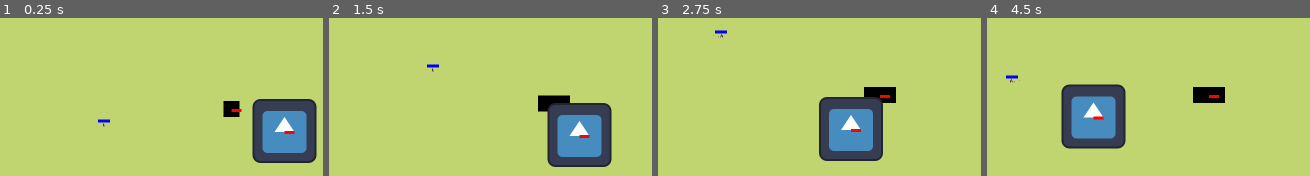
Above: before the commit, frames 1-4 (left to right).
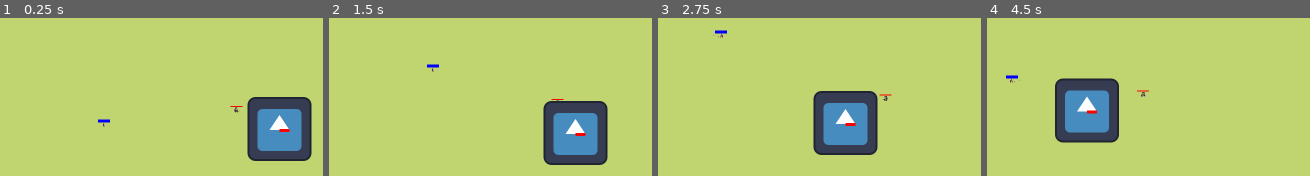
Above: after the commit, the same moments.

Repository: matulai/videojuego-rival-tactics
Game: Godot game, scene res://scenes/TestScene.tscn
Same seed, same stepped clock (60 frames per second), same inputs: the game is played once before the commit and once after it. This scene is started directly instead of the project's main scene. The engine's default icon, where the game draws it, is replaced by a stand-in: a white triangle on a blue panel in a dark square.
Inputs:
- Up to frame 1 (0.25 s): no input
- Up to frame 2 (1.5 s): tap Enter at 0.5 s; hold W (move_up_1) from 0.53 s (still down); tap Space (attack_1) at 0.6 s; tap Keypad 1 (attack_2) at 1.35 s
- Up to frame 3 (2.75 s): release W (move_up_1) at 2.03 s; hold A (move_left_1) from 2.03 s (still down); tap Down (move_down_2) at 2.1 s
- Up to frame 4 (4.5 s): tap Left (move_left_2) at 2.85 s; release A (move_left_1) at 3.53 s; hold S (move_down_1) 3.53-4.28 s; tap Right (move_right_2) at 3.6 s; hold D (move_right_1) from 4.28 s (still down); tap Up (move_up_2) at 4.35 s

The runs differ from the first frame. In frame 1, 4.7% of the frame differs, in the area x 69-99%, y 50-92%; in frame 2, 4.3%; in frame 3, 6.6%; in frame 4, 7.6%, in the area x 21-74%, y 37-83%.
Error after the commit: Invalid call to function 'initialize' in base 'Area2D (Proyectile.gd)'. Expected 6 arguments. (res://characters/archer/Archer.gd:16)

Commit message:
Pequena refactorizacion en codigo y agregacion de animaciones y sonidos

Diff:
--- a/boss_rival_tactics/characters/archer/Archer.gd
+++ b/boss_rival_tactics/characters/archer/Archer.gd
@@ -1,11 +1,13 @@
 extends TroopUnit
 
-@onready var arrow_spawn: Marker2D = $Node2D/ArrowSpawn
-@onready var arrow_spawn_node: Node2D = $Node2D
+@onready var arrow_spawn: Marker2D = $Sprite2D/ArrowSpawn
 
 @export var projectile_scene: PackedScene
 
 func fire() -> void:
+	if not is_instance_valid(target):
+		return
+	play_sound("res://music_sonds/bow-shoot-sound.wav")
 	var projectile_instance = projectile_scene.instantiate()
 
 	var angle_to_target = get_angle_to(target.position)
@@ -15,7 +17,6 @@
 		arrow_spawn.global_position,
 		direction,
 		700.0,
-		damage,
 		angle_to_target,
 		isTeamOne
 	)
--- a/boss_rival_tactics/characters/archer/Archer.tscn
+++ b/boss_rival_tactics/characters/archer/Archer.tscn
@@ -1,32 +1,154 @@
-[gd_scene load_steps=9 format=3 uid="uid://bs2lywj3j76gw"]
+[gd_scene load_steps=18 format=3 uid="uid://bs2lywj3j76gw"]
 
 [ext_resource type="PackedScene" uid="uid://cxqchi54ki4jq" path="res://characters/TroopUnit.tscn" id="1_kokge"]
-[ext_resource type="Texture2D" uid="uid://ddonrslxbn1s3" path="res://assets/sprites/player.png" id="2_0fsfe"]
 [ext_resource type="Script" path="res://characters/archer/Archer.gd" id="2_roswg"]
 [ext_resource type="Script" path="res://characters/archer/states/AttackState.gd" id="2_sug25"]
 [ext_resource type="Script" path="res://characters/archer/states/ChaseState.gd" id="3_2fcnj"]
 [ext_resource type="PackedScene" uid="uid://chkoi4g0d2gkg" path="res://weapons/arrow/Arrow.tscn" id="3_keocn"]
 [ext_resource type="Script" path="res://characters/archer/states/IdleState.gd" id="4_phqpc"]
+[ext_resource type="Texture2D" uid="uid://3hncxyaytsyk" path="res://assets/sprites/guard_bow.png" id="7_4hmgu"]
+[ext_resource type="Script" path="res://characters/archer/states/HurtState.gd" id="7_tv853"]
+[ext_resource type="Script" path="res://characters/archer/states/DeathState.gd" id="8_s3xll"]
+
+[sub_resource type="Animation" id="Animation_px1rh"]
+length = 0.001
+tracks/0/type = "value"
+tracks/0/imported = false
+tracks/0/enabled = true
+tracks/0/path = NodePath("Sprite2D:frame")
+tracks/0/interp = 1
+tracks/0/loop_wrap = true
+tracks/0/keys = {
+"times": PackedFloat32Array(0),
+"transitions": PackedFloat32Array(1),
+"update": 1,
+"values": [0]
+}
+
+[sub_resource type="Animation" id="Animation_gtlgg"]
+resource_name = "death_animation"
+length = 1.2
+tracks/0/type = "value"
+tracks/0/imported = false
+tracks/0/enabled = true
+tracks/0/path = NodePath("Sprite2D:frame")
+tracks/0/interp = 1
+tracks/0/loop_wrap = true
+tracks/0/keys = {
+"times": PackedFloat32Array(0, 0.2, 0.4, 0.6, 0.8, 1),
+"transitions": PackedFloat32Array(1, 1, 1, 1, 1, 1),
+"update": 1,
+"values": [60, 61, 62, 63, 64, 65]
+}
+
+[sub_resource type="Animation" id="Animation_yex7t"]
+resource_name = "hurt_animation"
+length = 0.4
+tracks/0/type = "value"
+tracks/0/imported = false
+tracks/0/enabled = true
+tracks/0/path = NodePath("Sprite2D:frame")
+tracks/0/interp = 1
+tracks/0/loop_wrap = true
+tracks/0/keys = {
+"times": PackedFloat32Array(0, 0.1, 0.2, 0.3),
+"transitions": PackedFloat32Array(1, 1, 1, 1),
+"update": 1,
+"values": [50, 51, 52, 53]
+}
+
+[sub_resource type="Animation" id="Animation_j5omg"]
+resource_name = "idle_animation"
+loop_mode = 1
+tracks/0/type = "value"
+tracks/0/imported = false
+tracks/0/enabled = true
+tracks/0/path = NodePath("Sprite2D:frame")
+tracks/0/interp = 1
+tracks/0/loop_wrap = true
+tracks/0/keys = {
+"times": PackedFloat32Array(0, 0.233333, 0.5, 0.733333),
+"transitions": PackedFloat32Array(1, 1, 1, 1),
+"update": 1,
+"values": [0, 1, 2, 3]
+}
+
+[sub_resource type="Animation" id="Animation_cv5rl"]
+resource_name = "walk_animation"
+loop_mode = 1
+tracks/0/type = "value"
+tracks/0/imported = false
+tracks/0/enabled = true
+tracks/0/path = NodePath("Sprite2D:frame")
+tracks/0/interp = 1
+tracks/0/loop_wrap = true
+tracks/0/keys = {
+"times": PackedFloat32Array(0, 0.233333, 0.5, 0.733333),
+"transitions": PackedFloat32Array(1, 1, 1, 1),
+"update": 1,
+"values": [10, 11, 12, 13]
+}
+
+[sub_resource type="Animation" id="Animation_7dekq"]
+resource_name = "shoot_animation"
+length = 2.0
+tracks/0/type = "value"
+tracks/0/imported = false
+tracks/0/enabled = true
+tracks/0/path = NodePath("Sprite2D:frame")
+tracks/0/interp = 1
+tracks/0/loop_wrap = true
+tracks/0/keys = {
+"times": PackedFloat32Array(0, 0.2, 0.4, 0.6, 0.8, 1, 1.2, 1.4, 1.6, 1.8),
+"transitions": PackedFloat32Array(1, 1, 1, 1, 1, 1, 1, 1, 1, 1),
+"update": 1,
+"values": [30, 31, 32, 33, 34, 35, 36, 37, 38, 39]
+}
+tracks/1/type = "method"
+tracks/1/imported = false
+tracks/1/enabled = true
+tracks/1/path = NodePath(".")
+tracks/1/interp = 1
+tracks/1/loop_wrap = true
+tracks/1/keys = {
+"times": PackedFloat32Array(1.2),
+"transitions": PackedFloat32Array(1),
+"values": [{
+"args": [],
+"method": &"fire"
+}]
+}
+
+[sub_resource type="AnimationLibrary" id="AnimationLibrary_x8dxr"]
+_data = {
+"RESET": SubResource("Animation_px1rh"),
+"death_animation": SubResource("Animation_gtlgg"),
+"hurt_animation": SubResource("Animation_yex7t"),
+"idle_animation": SubResource("Animation_j5omg"),
+"shoot_animation": SubResource("Animation_7dekq"),
+"walk_animation": SubResource("Animation_cv5rl")
+}
 
 [sub_resource type="CircleShape2D" id="CircleShape2D_7ml0b"]
-radius = 16.0312
+radius = 3.0
 
 [node name="Archer" instance=ExtResource("1_kokge")]
 script = ExtResource("2_roswg")
 projectile_scene = ExtResource("3_keocn")
+distance_maximun = 48
 speed = 150
+hp = 6
 
 [node name="AbstractStateMachine" parent="." index="0"]
 character_path = NodePath("..")
 START_STATE = NodePath("Chase")
-STATES_LIST = Array[NodePath]([NodePath("Attack"), NodePath("Chase"), NodePath("Idle")])
+STATES_LIST = Array[NodePath]([NodePath("Attack"), NodePath("Chase"), NodePath("Idle"), NodePath("Hurt"), NodePath("Death")])
 
 [node name="Attack" type="Node" parent="AbstractStateMachine" index="0"]
 script = ExtResource("2_sug25")
 state_id = "attack"
 
 [node name="AttackCoolDown" type="Timer" parent="AbstractStateMachine/Attack" index="0"]
-wait_time = 2.5
 one_shot = true
 
 [node name="Chase" type="Node" parent="AbstractStateMachine" index="1"]
@@ -37,13 +159,33 @@
 script = ExtResource("4_phqpc")
 state_id = "idle"
 
+[node name="Hurt" type="Node" parent="AbstractStateMachine" index="3"]
+script = ExtResource("7_tv853")
+state_id = "hurt"
+
+[node name="Death" type="Node" parent="AbstractStateMachine" index="4"]
+script = ExtResource("8_s3xll")
+state_id = "death"
+
 [node name="Sprite2D" parent="." index="1"]
-scale = Vector2(0.5, 0.5)
-texture = ExtResource("2_0fsfe")
+position = Vector2(0, -5)
+texture = ExtResource("7_4hmgu")
+hframes = 10
+vframes = 7
+
+[node name="ArrowSpawn" type="Marker2D" parent="Sprite2D" index="0"]
+position = Vector2(4, 5)
+scale = Vector2(2, 2)
+
+[node name="AnimationPlayer" parent="." index="2"]
+libraries = {
+"": SubResource("AnimationLibrary_x8dxr")
+}
 
 [node name="NavigationAgent2D" parent="." index="3"]
 path_desired_distance = 48.0
-target_desired_distance = 500.0
+target_desired_distance = 300.0
+path_max_distance = 128.0
 
 [node name="PathTimer" parent="." index="4"]
 wait_time = 0.33
@@ -51,9 +193,12 @@
 [node name="CollisionShape2D" parent="." index="5"]
 shape = SubResource("CircleShape2D_7ml0b")
 
-[node name="Node2D" type="Node2D" parent="." index="6"]
-
-[node name="ArrowSpawn" type="Marker2D" parent="Node2D" index="0"]
-position = Vector2(20, 0)
-
-[connection signal="timeout" from="AbstractStateMachine/Attack/AttackCoolDown" to="AbstractStateMachine/Attack" method="_on_attack_cool_down_timeout"]
+[node name="HealthBar" parent="." index="6"]
+offset_left = -12.0
+offset_top = -10.0
+offset_right = 12.0
+offset_bottom = -8.0
+
+[connection signal="character_hurt" from="." to="AbstractStateMachine/Attack" method="_on_archer_character_hurt"]
+[connection signal="character_hurt" from="." to="AbstractStateMachine/Chase" method="_on_archer_character_hurt"]
+[connection signal="character_hurt" from="." to="AbstractStateMachine/Idle" method="_on_archer_character_hurt"]
--- a/boss_rival_tactics/characters/archer/states/AttackState.gd
+++ b/boss_rival_tactics/characters/archer/states/AttackState.gd
@@ -2,25 +2,23 @@
 
 @onready var attack_cooldown: Timer = $AttackCoolDown
 
-var can_attack: bool
-
 func enter() -> void:
 	character.move_direction = Vector2.ZERO
 	character.move()
-	can_attack = true
-	attack_cooldown.start()
 
 func update(delta: float) -> void:
 	if is_instance_valid(character.target):
-		if not character.navigation_agent.is_navigation_finished():
+		character.chase()
+		if not character.is_target_reached():
 			emit_signal("finished", "chase")
-
-		if can_attack and attack_cooldown.is_stopped():
-			character.fire()
-			can_attack = false
-			attack_cooldown.start()
+		if attack_cooldown.is_stopped():
+			character._play_animation("shoot_animation")
 	else:
 		emit_signal("finished", "idle")
 
-func _on_attack_cool_down_timeout() -> void:
-	can_attack = true
+func _on_animation_finished(anim_name: String) -> void:
+	if anim_name == "shoot_animation":
+		attack_cooldown.start()
+
+func _on_archer_character_hurt() -> void:
+	emit_signal("finished", "hurt")
--- a/boss_rival_tactics/characters/archer/states/ChaseState.gd
+++ b/boss_rival_tactics/characters/archer/states/ChaseState.gd
@@ -1,12 +1,16 @@
 extends AbstractState
 
+func enter() -> void:
+	character._play_animation("walk_animation")
+
 func update(delta: float) -> void:
-	character.chase()
-	character.move()
-
 	if is_instance_valid(character.target):
-		#Ataco si el enemigo esta cerca, distancia definida en NavigationAgent2D
+		character.chase()
+		character.move()
 		if character.navigation_agent.is_target_reached():
 			emit_signal("finished", "attack")
 	else:
 		emit_signal("finished", "idle")
+
+func _on_archer_character_hurt() -> void:
+	emit_signal("finished", "hurt")
--- a/boss_rival_tactics/characters/archer/states/IdleState.gd
+++ b/boss_rival_tactics/characters/archer/states/IdleState.gd
@@ -3,9 +3,11 @@
 func enter() -> void:
 	character.move_direction = Vector2.ZERO
 	character.move()
-	#if GLOBAL.get_unit_enemies(character.isTeamOne).is_empty():
-		#character.path_timer.stop()
+	character._play_animation("idle_animation")
 
 func update(_delta: float ) -> void:
-	if not GLOBAL.get_unit_enemies(character.isTeamOne).is_empty():
+	if (not GLOBAL.get_unit_enemies(character.isTeamOne).is_empty()) and is_instance_valid(character.target):
 		emit_signal("finished", "chase")
+
+func _on_archer_character_hurt() -> void:
+	emit_signal("finished", "hurt")
